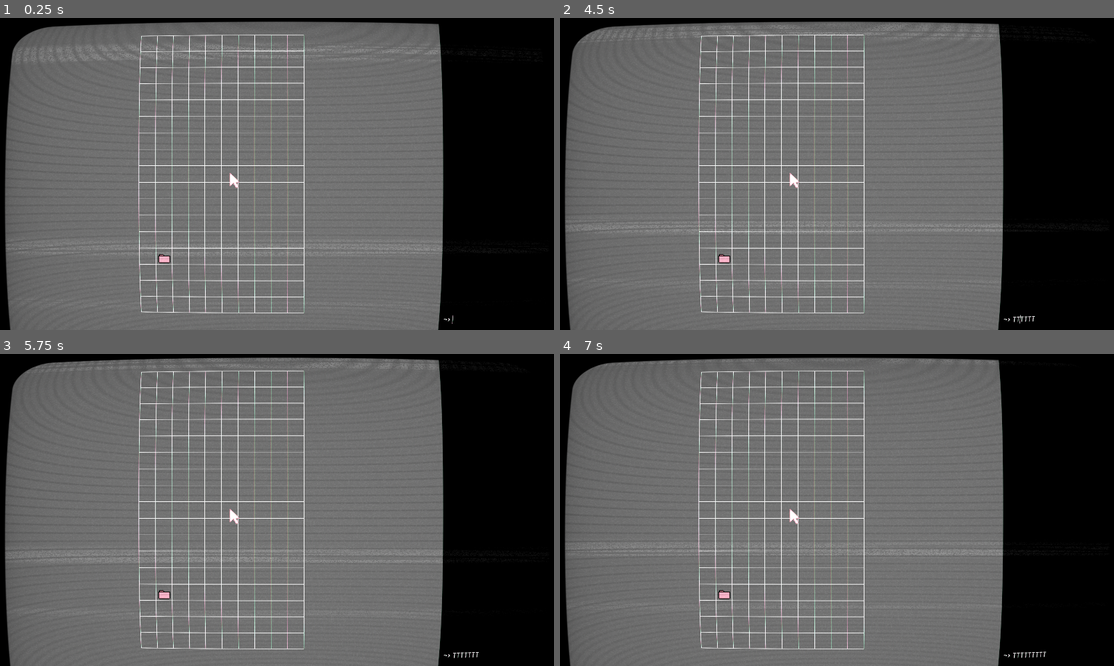
Above: before the commit, frames 1-4 (two rows, left to right).
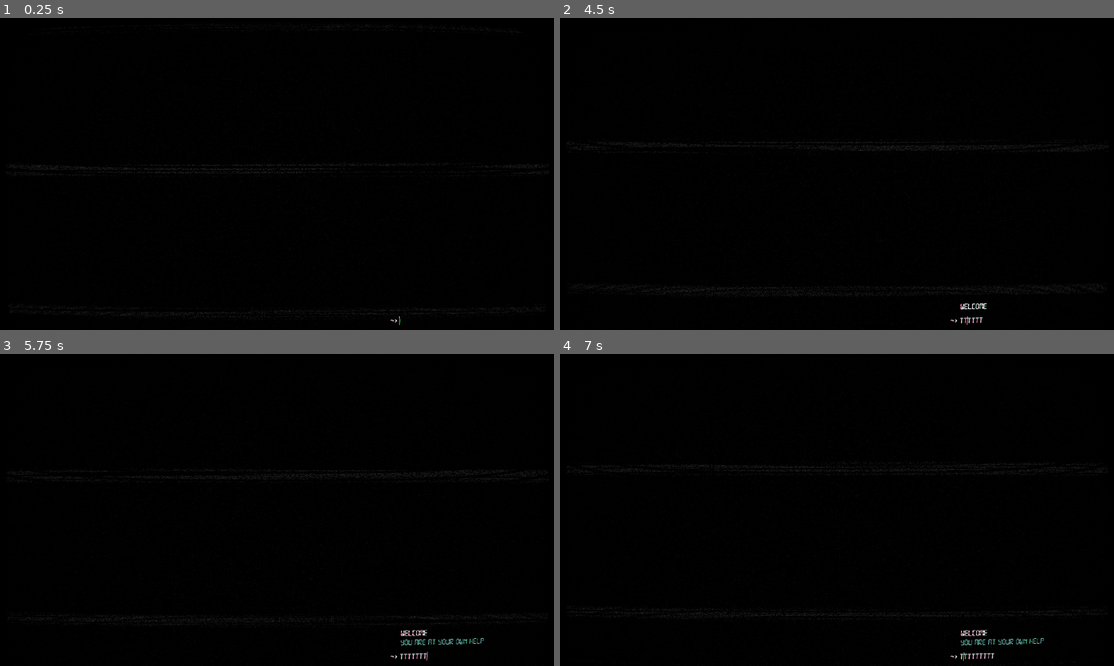
Above: after the commit, the same moments.

Repository: jwikiera/ggj23_root
Game: Godot game, scene res://Scenes/MainScene.tscn
The game is run twice, just before and just after one commit, with the same random seed, the same clock (stepped at 60 frames per second) and the same inputs. The engine's default icon, where the game draws it, is replaced by a stand-in: a white triangle on a blue panel in a dark square.
Inputs:
- Up to frame 1 (0.25 s): no input
- Up to frame 2 (4.5 s): tap Enter at 0.5 s; hold Right (ui_right) 0.53-1.28 s; tap T every 0.75 s from 0.6 to 4.35 s; hold Down (console_down) 1.28-2.03 s; hold Right (ui_right) 2.03-2.78 s; hold Up (console_up) 2.78-3.53 s; hold Left (ui_left) from 3.53 s (still down)
- Up to frame 3 (5.75 s): release Left (ui_left) at 5.03 s; hold Down (console_down) from 5.03 s (still down); tap T at 5.1 s
- Up to frame 4 (7 s): release Down (console_down) at 5.78 s; hold Right (ui_right) 5.78-6.53 s; tap T at 5.85, 6.6 s; hold Up (console_up) from 6.53 s (still down)

The runs differ from the first frame. In frame 1, 77% of the frame differs, in the area x 0-98%, y 1-100%; in frame 2, 77%; in frame 3, 77%; in frame 4, 77%, in the area x 0-99%, y 1-100%.

Commit message:
added beginning narration, command enabling system

Diff:
--- a/godot_project/Scenes/MainScene.tscn
+++ b/godot_project/Scenes/MainScene.tscn
@@ -2,7 +2,7 @@
 
 [ext_resource path="res://Scripts/MainScene.gd" type="Script" id=1]
 [ext_resource path="res://Scenes/square-16.png" type="Texture" id=2]
-[ext_resource path="res://Sprites/icon.png" type="Texture" id=3]
+[ext_resource path="res://Scenes/crt_shader.gd" type="Script" id=3]
 
 [sub_resource type="Shader" id=3]
 code = "shader_type canvas_item;
@@ -63,24 +63,24 @@
 uniform bool overlay = true;
 
 uniform float scanlines_opacity : hint_range(0.0, 1.0) = 0.1;
-uniform float scanlines_width : hint_range(0.0, 0.5) = 0.05;
+uniform float scanlines_width : hint_range(0.0, 0.5) = 0.15;
 uniform float grille_opacity : hint_range(0.0, 1.0) = 0.01;
 uniform vec2 resolution = vec2(640.0, 480.0); // Set the number of rows and columns the texture will be divided in. Scanlines and grille will make a square based on these values
 
 uniform bool pixelate = false; // Fill each square (\"pixel\") with a sampled color, creating a pixel look and a more accurate representation of how a CRT monitor would work.
 
 uniform bool roll = true;
-uniform float roll_speed = 0.5; // Positive values are down, negative are up
-uniform float roll_size : hint_range(0.0, 100.0) = 30.0;
-uniform float roll_variation : hint_range(0.1, 5.0) = 0.3; // This valie is not an exact science. You have to play around with the value to find a look you like. How this works is explained in the code below.
-uniform float distort_intensity : hint_range(0.0, 0.2) = 0; // The distortion created by the rolling effect.
+uniform float roll_speed = 0.7; // Positive values are down, negative are up
+uniform float roll_size : hint_range(0.0, 100.0) = 40.0;
+uniform float roll_variation : hint_range(0.1, 5.0) = 0.7; // This valie is not an exact science. You have to play around with the value to find a look you like. How this works is explained in the code below.
+uniform float distort_intensity : hint_range(0.0, 0.2) = 0.005; // The distortion created by the rolling effect.
 
 uniform float noise_opacity : hint_range(0.0, 1.0) = 0.1;
 uniform float noise_speed = 5.0; // There is a movement in the noise pattern that can be hard to see first. This sets the speed of that movement.
 
-uniform float static_noise_intensity : hint_range(0.0, 1.0) = 0.03;
-
-uniform float aberration : hint_range(-1.0, 1.0) = 0.001; // Chromatic aberration, a distortion on each color channel.
+uniform float static_noise_intensity : hint_range(0.0, 1.0) = 0.06;
+
+uniform float aberration : hint_range(-1.0, 1.0) = 0.004; // Chromatic aberration, a distortion on each color channel.
 uniform float brightness = 1.4; // When adding scanline gaps and grille the image can get very dark. Brightness tries to compensate for that.
 uniform bool discolor = true; // Add a discolor effect simulating a VHS
 
@@ -276,19 +276,19 @@
 shader = SubResource( 4 )
 shader_param/overlay = true
 shader_param/scanlines_opacity = 0.1
-shader_param/scanlines_width = 0.05
+shader_param/scanlines_width = 0.15
 shader_param/grille_opacity = 0.01
 shader_param/resolution = Vector2( 640, 480 )
 shader_param/pixelate = false
 shader_param/roll = true
-shader_param/roll_speed = 0.5
-shader_param/roll_size = 30.0
-shader_param/roll_variation = 0.3
-shader_param/distort_intensity = 0.0
+shader_param/roll_speed = 0.7
+shader_param/roll_size = 40.0
+shader_param/roll_variation = 0.7
+shader_param/distort_intensity = 0.005
 shader_param/noise_opacity = 0.1
 shader_param/noise_speed = 5.0
-shader_param/static_noise_intensity = 0.03
-shader_param/aberration = 0.001
+shader_param/static_noise_intensity = 0.06
+shader_param/aberration = 0.004
 shader_param/brightness = 1.4
 shader_param/discolor = true
 shader_param/warp_amount = 0.3
@@ -299,11 +299,6 @@
 [node name="MainScene" type="Node2D"]
 script = ExtResource( 1 )
 
-[node name="Icon" type="Sprite" parent="."]
-visible = false
-position = Vector2( 113, 162 )
-texture = ExtResource( 3 )
-
 [node name="CanvasLayer" type="CanvasLayer" parent="."]
 visible = false
 
@@ -315,6 +310,7 @@
 expand = true
 
 [node name="crt_shader" type="CanvasLayer" parent="."]
+script = ExtResource( 3 )
 
 [node name="TextureRect" type="TextureRect" parent="crt_shader"]
 material = SubResource( 5 )
--- /dev/null
+++ b/godot_project/Scenes/crt_shader.gd
@@ -0,0 +1,10 @@
+extends CanvasLayer
+
+
+# Called when the node enters the scene tree for the first time.
+func _ready():
+	#Commands.connect("toggle_shader", self, "_toggle_shader_signal_received")
+	Commands.connect("toggle_shader", self, "_toggle_shader_signal_received")
+
+func _toggle_shader_signal_received():
+	self.visible = !self.visible
--- a/godot_project/Scripts/Commands.gd
+++ b/godot_project/Scripts/Commands.gd
@@ -5,6 +5,8 @@
 signal change_dir(folder, is_parent)
 signal unzip(folder)
 signal download(element)
+signal start_game()
+signal toggle_shader()
 
 const DIRS = {
 	DIR_UP = 0,
@@ -17,6 +19,9 @@
 func _ready():
 	pass # Replace with function body.
 
+func command_not_available():
+	Globals.console.send_log("RED:Command not found or unavailable")
+
 func command_exit():
 	print("Command exit")
 	get_tree().quit()
@@ -24,16 +29,34 @@
 func _send_move_signal(direction: int):
 	emit_signal("move", direction)
 
+func command_move_incomplete():
+	if not Globals.com_enabled('move'):
+		command_not_available()
+		return
+	Globals.console.send_log("RED:Missing argument")
+
 func command_up():
+	if not Globals.com_enabled('move'):
+		command_not_available()
+		return
 	_send_move_signal(DIRS.DIR_UP)
 
 func command_down():
+	if not Globals.com_enabled('move'):
+		command_not_available()
+		return
 	_send_move_signal(DIRS.DIR_DOWN)
 
 func command_left():
+	if not Globals.com_enabled('move'):
+		command_not_available()
+		return
 	_send_move_signal(DIRS.DIR_LEFT)
 
 func command_right():
+	if not Globals.com_enabled('move'):
+		command_not_available()
+		return
 	_send_move_signal(DIRS.DIR_RIGHT)
 
 func command_unzip():
@@ -67,6 +90,9 @@
 		Globals.console.send_log("YELLOW:<No known passwords>")
 
 func command_cd():
+	if not Globals.com_enabled('cd'):
+		command_not_available()
+		return
 	#Globals.console.send_log("CD @ (%d, %d)" % [Globals.player_coords.x, Globals.player_coords.y])
 	#check s'il y a un dossier à la pos du joueur
 	var element = Globals.current_folder.getElement(Globals.player_coords)
@@ -92,3 +118,44 @@
 
 func command_toggle_cursor():
 	Globals.player.toggle_texture()
+
+func command_boot():
+	if not Globals.com_enabled('boot'):
+		command_not_available()
+		return
+	if not Globals.has_greeted:
+		Globals.console.send_log("You know what this is about, don't you?")
+		Globals.has_greeted = true
+	Globals.disable_command('boot')
+	yield(get_tree().create_timer(1.0), "timeout")
+	Globals.console.send_log('...')
+	yield(get_tree().create_timer(0.5), "timeout")
+	Globals.console.send_log('Booting main system')
+	yield(get_tree().create_timer(0.3), "timeout")
+	Globals.console.send_log('Seed estimate %d' % Globals.seed_)
+	yield(get_tree().create_timer(0.7), "timeout")
+	Globals.console.send_log('Init complete')
+	Globals.enable_command('engage')
+
+func command_engage():
+	if not Globals.com_enabled('engage'):
+		command_not_available()
+		return
+	Globals.disable_command('engage')
+	yield(get_tree().create_timer(0.2), "timeout")
+	Globals.console.send_log('...')
+	yield(get_tree().create_timer(0.4), "timeout")
+	Globals.console.send_log('Connection with sytem established')
+	Globals.enable_command('cd')
+	Globals.enable_command('move')
+	emit_signal("start_game")
+
+func command_toggle_shader():
+	emit_signal("toggle_shader")
+
+func command_help():
+	var res = 'List of commands:'
+	for command in Globals.get_commands():
+		if Globals.com_enabled(command):
+			res += '\n   * ' + command
+	Globals.console.send_log(res)
--- a/godot_project/Scripts/Console.gd
+++ b/godot_project/Scripts/Console.gd
@@ -85,6 +85,8 @@
 
 	if tlower == "exit":
 		Commands.command_exit()
+	elif tlower == "move":
+		Commands.command_move_incomplete()
 	elif tlower == "move up":
 		Commands.command_up()
 	elif tlower == "move down":
@@ -103,6 +105,16 @@
 		Commands.command_unzip()
 	elif tlower == "download":
 		Commands.command_download()
+	elif tlower == 'help':
+		Commands.command_help()
+	elif tlower == 'boot':
+		Commands.command_boot()
+	elif tlower == 'engage':
+		Commands.command_engage()
+	elif tlower == 'shader':
+		Commands.command_toggle_shader()
+	else:
+		Commands.command_not_available()
 
 
 func get_color(command: String) -> Color:
@@ -133,4 +145,6 @@
 	draw_string(Globals.console_font, Vector2(get_console_x(), get_viewport().size.y - Globals.console_font.get_height() / 3), Globals.invite_text)
 
 func send_log(log_text: String):
-	message_history.append(log_text)
+	var messages = log_text.split('\n')
+	for msg in messages:
+		message_history.append(msg)
--- a/godot_project/Scripts/MainScene.gd
+++ b/godot_project/Scripts/MainScene.gd
@@ -1,29 +1,25 @@
 extends Node2D
 
 
-# Declare member variables here. Examples:
-# var a = 2
-# var b = "text"
+var game_has_started = false
 
-# Called when the node enters the scene tree for the first time.
+func print_welcome():
+	yield(get_tree().create_timer(3.0), "timeout")
+	if not Globals.has_greeted:
+		Globals.console.send_log("Welcome")
+		yield(get_tree().create_timer(2.0), "timeout")
+		Globals.console.send_log("CYAN:You are at your own help")
+		Globals.has_greeted = true
+
 func _ready():
-	print("MainScene ready")
-	seed(2023)
-
+	print("MainScene ready��")
+	seed(Globals.seed_)
+	add_child(Globals.console)
+	print_welcome()
 	Commands.connect("move", self, "_on_move_signal")
 	Commands.connect("change_dir", self, "_on_change_dir_signal")
+	Commands.connect("start_game", self, "_on_start_game_received")
 
-	#var folder_ = load("res://Elements/Folder.tscn")
-	#var folder = folder_.instance()
-
-	Globals.current_folder.initialize_scene(self)
-	add_child(Globals.console)
-	add_child(Globals.player)
-
-	Globals.player_coords = Vector2(int(Globals.current_folder.cell_amount_x / 2), int(Globals.current_folder.cell_amount_y / 2))
-	Globals.player.set_position(GridUtils.get_physical_coords_of_grid_index(Globals.current_folder, Globals.player_coords))
-	GridUtils.scale_sprite_node(Globals.player.get_node("Sprite"), Globals.current_folder)
-	GridUtils.compensate_scale_pos(Globals.player.get_node("Sprite"), Globals.current_folder)
 
 
 func _process(delta):
@@ -85,12 +81,24 @@
 			Globals.player.set_position(GridUtils.get_physical_coords_of_grid_index(Globals.current_folder, Globals.player_coords))
 
 
+func _on_start_game_received():
+	game_has_started = true
+
+	Globals.current_folder.initialize_scene(self)
+	add_child(Globals.player)
+
+	Globals.player_coords = Vector2(int(Globals.current_folder.cell_amount_x / 2), int(Globals.current_folder.cell_amount_y / 2))
+	Globals.player.set_position(GridUtils.get_physical_coords_of_grid_index(Globals.current_folder, Globals.player_coords))
+	GridUtils.scale_sprite_node(Globals.player.get_node("Sprite"), Globals.current_folder)
+	GridUtils.compensate_scale_pos(Globals.player.get_node("Sprite"), Globals.current_folder)
+
 ###########################
 # DRAWING
 ###########################
 
 func _draw():
-	draw_grid_lines()
+	if game_has_started:
+		draw_grid_lines()
 	#draw_rect_at_index(Globals.current_folder, Vector2(0, 0))
 	#draw_rect_at_index(Globals.current_folder, Vector2(5, 13))
 
--- a/godot_project/Singletons/Globals.gd
+++ b/godot_project/Singletons/Globals.gd
@@ -8,12 +8,13 @@
 var current_folder: Folder
 var timer_principal:float = 60 # en seconde
 
-var _console_width: float = 20 #(percentage)
+var _console_width: float = 30 #(percentage)
 var console_color: Color = Color(0, 0, 0)
 var console_font: DynamicFont
 var console_font_size = 30
 var invite_text = '  ~> '
-var seed_ = 'ibib3fi3b'
+var seed_ = 2023
+var has_greeted = false
 
 #var grid = []
 #var grid_size_x = 30
@@ -22,12 +23,32 @@
 
 
 var COLORS = {
-	"RED": Color(1, 0, 0),
+	"RED": Color('#D45769'),
 	"GREEN": Color(0, 1, 0),
-	"YELLOW": Color(1, 1, 0),
+	"YELLOW": Color('#E69D45'),
+	"CYAN": Color('#30B695'),
 	"WHITE": Color(1, 1, 1)
 }
 
+var _commands = {
+	'boot':  true,
+	'engage': false,
+	'move': false,
+	'cd': false,
+	'exit': true
+}
+
+func get_commands():
+	return _commands.keys()
+
+func enable_command(command: String) -> void:
+	_commands[command] = true
+
+func disable_command(command: String) -> void:
+	_commands[command] = false
+
+func com_enabled(command: String) -> bool:
+	return _commands[command]
 
 func _ready():
 	print("Globals ready")
@@ -48,7 +69,6 @@
 
 func _process(delta):
 	timer_principal -= delta
-	print(Globals.print_timer())
 
 	if timer_principal<=0:
 		game_over()
--- a/godot_project/project.godot
+++ b/godot_project/project.godot
@@ -94,4 +94,5 @@
 quality/driver/driver_name="GLES2"
 vram_compression/import_etc=true
 vram_compression/import_etc2=false
+environment/default_clear_color=Color( 0, 0, 0, 1 )
 environment/default_environment="res://default_env.tres"
